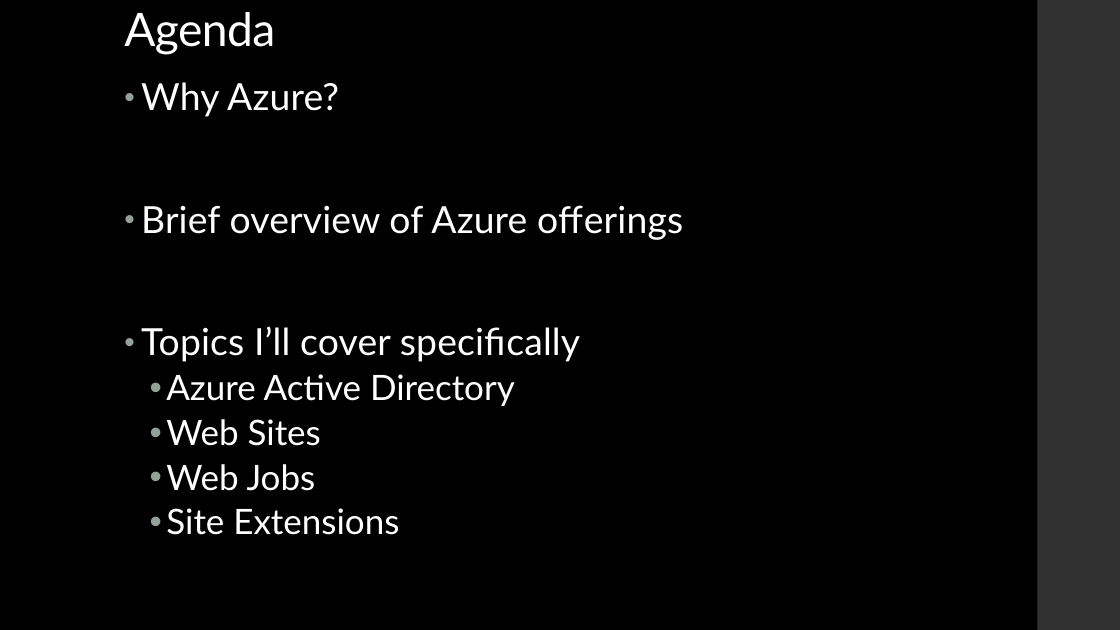
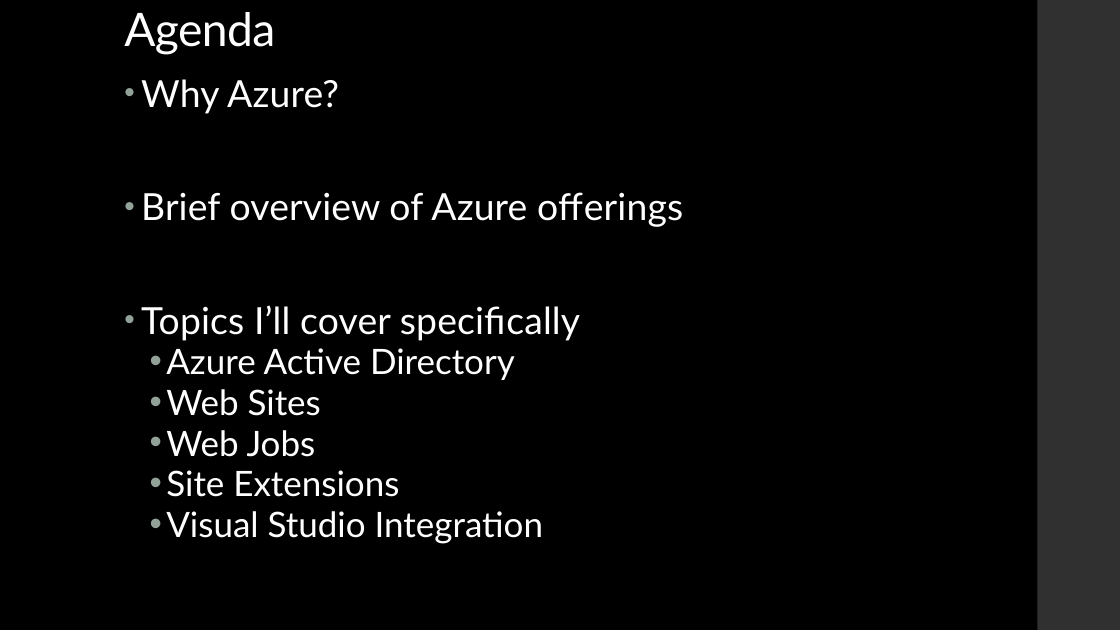
Before and after one commit to sayedihashimi/codeonthebeach2014, a slide deck: slide 2 of asp.net-and-azure.pptx. Drawn at 1120x630 pixels with LibreOffice and Linux fonts; fonts in the diff are those of the drawing. Boxes give left, top, right and bottom in pixels: in the first picture for what was removed or moved away, otherwise in the second. Text is boxed around its words. In the diff, an @@ line names an element or a change of style, - is before the commit and + after.

```diff
--- a/asp.net-and-azure.pptx
+++ b/asp.net-and-azure.pptx
@@ text at (x1=141, y1=79, x2=683, y2=497): line spacing 0.95 to 0.85; line spacing 0.9 to 0.8 @@
@@ text at (x1=166, y1=511, x2=543, y2=544): paragraph added @@
+  • Visual Studio Integration
```
Also in this commit, not shown: 3 other slides changed, 1 slide added.
